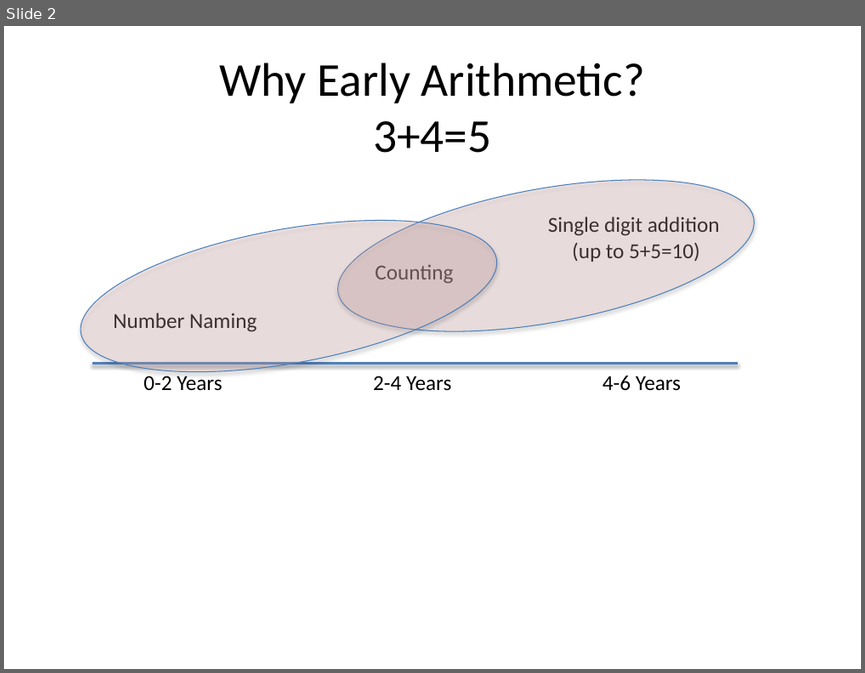
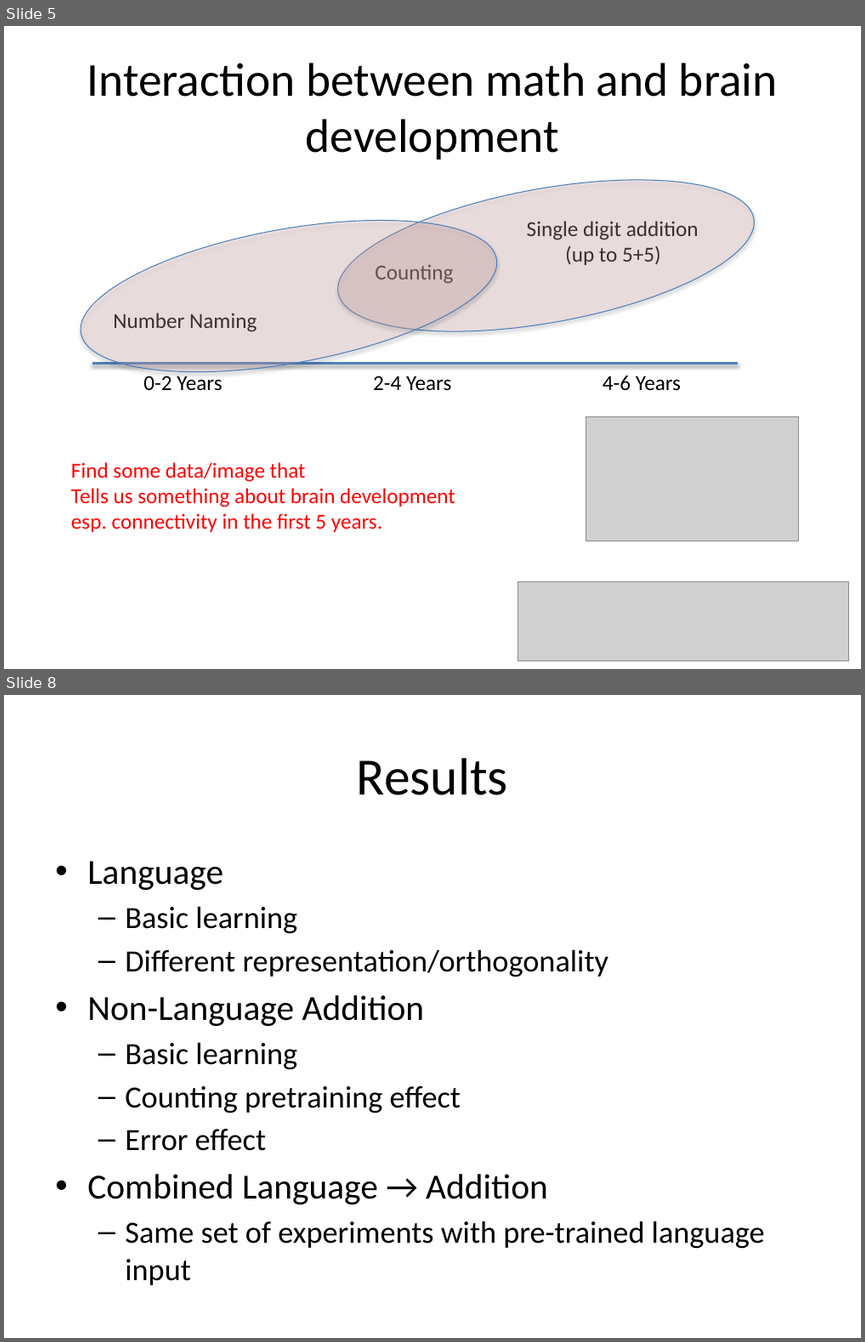
Before and after one commit to jeffshrager/scads2015, a slide deck: 201608LabPresentation.pptx. Shown one above the other, each under a label of ours: slide 2 before the commit, slides 5 and 8 after it; the slides between them are not shown. The pictures are 865x673 and 865x1342 pixels, drawn with LibreOffice and Linux fonts; fonts in the diff are those of the drawing; grey boxes stand for pictures. Boxes give left, top, right and bottom in pixels: in the first picture for what was removed or moved away, otherwise in the second. Text is boxed around its words. In the diff, an @@ line names an element or a change of style, - is before the commit and + after.

```diff
--- a/201608LabPresentation.pptx
+++ b/201608LabPresentation.pptx
@@ slide 8 added at bbox=[4, 695, 861, 1338], background #FFFFFF @@
@@ title added at bbox=[357, 758, 508, 795], 44 pt, text #000000 @@
+Results
@@ text added at bbox=[87, 861, 765, 1285], 25.9 pt, text #000000 @@
+• Language
+  – Basic learning
+  – Different representation/orthogonality
+• Non-Language Addition
+  – Basic learning
+  – Counting pretraining effect
+  – Error effect
+• Combined Language → Addition
+  – Same set of experiments with pre-trained language input
@@ what was slide 2 is now slide 5 @@
@@ slide 5 changed as well @@
@@ title at bbox=[87, 63, 778, 159]: text changed @@
-Why Early Arithmetic?
-3+4=5
+Interaction between math and brain development
@@ text "Single digit addition": place and size @@
-text "Single digit addition" at bbox=[548, 216, 720, 261]
+text "Single digit addition" at bbox=[527, 221, 698, 265]
@@ text at bbox=[565, 246, 661, 265]: text changed @@
-(up to 5+5=10)
+(up to 5+5)
@@ picture added at bbox=[586, 417, 799, 540] @@
@@ text added at bbox=[71, 462, 455, 532], 18 pt, text #FF0000 @@
+Find some data/image that
+Tells us something about brain development
+esp. connectivity in the first 5 years.
@@ picture added at bbox=[518, 581, 849, 661] @@
```
Also in this commit, not shown: 1 other slide changed, 5 other slides added, 1 slide removed.
